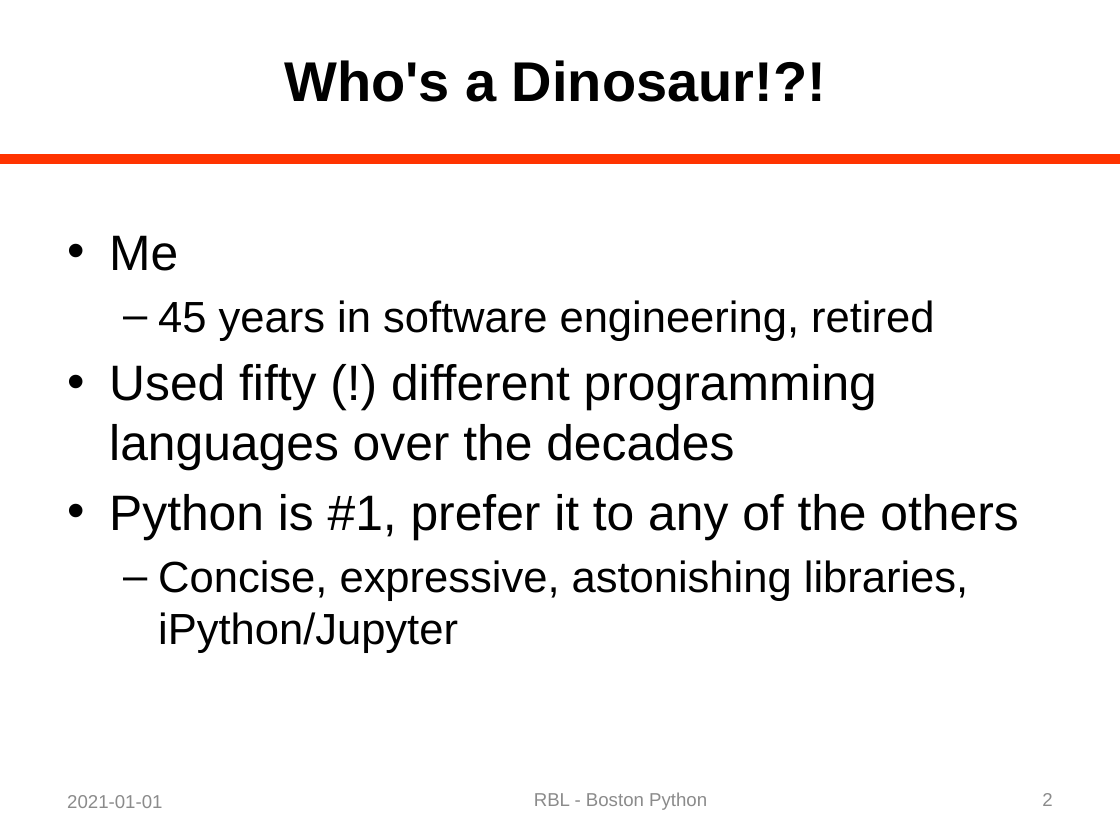
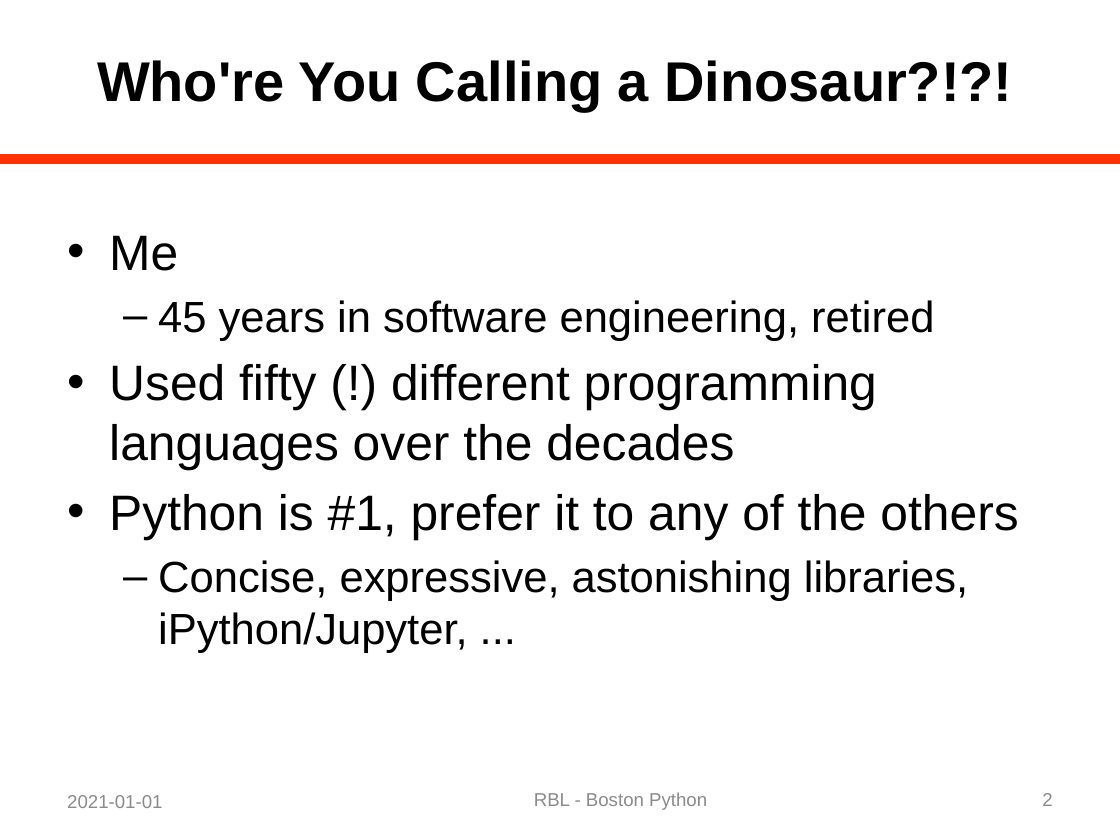
Before and after one commit to rblandau/NewTrace, a slide deck: slide 2 of docs/OfflineDebugging/A Dinosaur and a Python 02.pptx. Drawn at 1120x840 pixels with LibreOffice and Linux fonts; fonts in the diff are those of the drawing. Boxes give left, top, right and bottom in pixels: in the first picture for what was removed or moved away, otherwise in the second. Text is boxed around its words. In the diff, an @@ line names an element or a change of style, - is before the commit and + after.

```diff
--- a/docs/OfflineDebugging/A Dinosaur and a Python 02.pptx
+++ b/docs/OfflineDebugging/A Dinosaur and a Python 02.pptx
@@ title at box(97, 60, 1013, 111): text changed @@
-Who's a Dinosaur!?!
+Who're You Calling a Dinosaur?!?!
@@ text at box(158, 560, 968, 653): text changed @@
-  – Concise, expressive, astonishing libraries, iPython/Jupyter
+  – Concise, expressive, astonishing libraries, iPython/Jupyter, ...
```
Also in this commit, not shown: 14 other slides changed, 4 slides removed, 2 other files.
